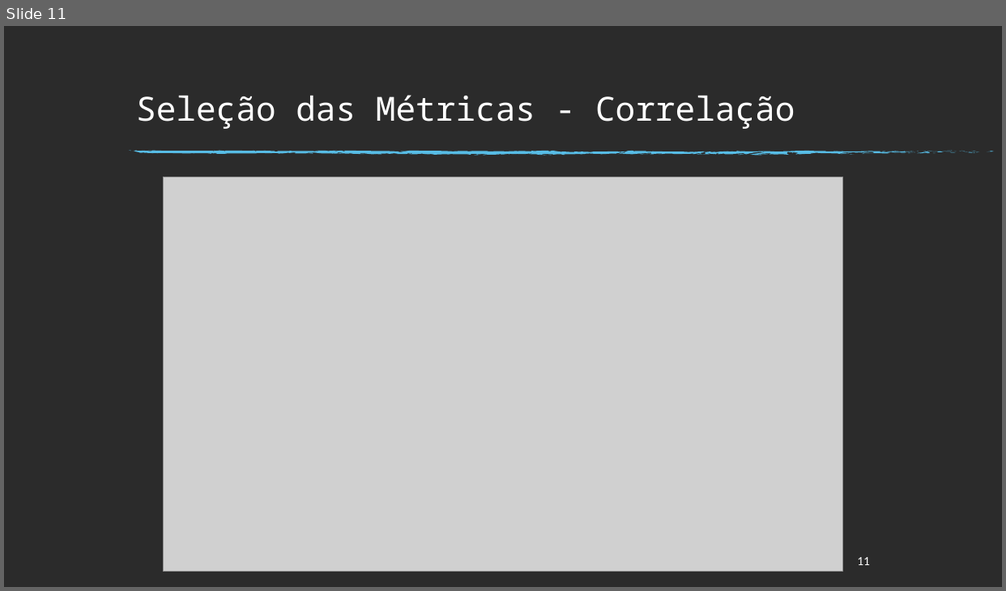
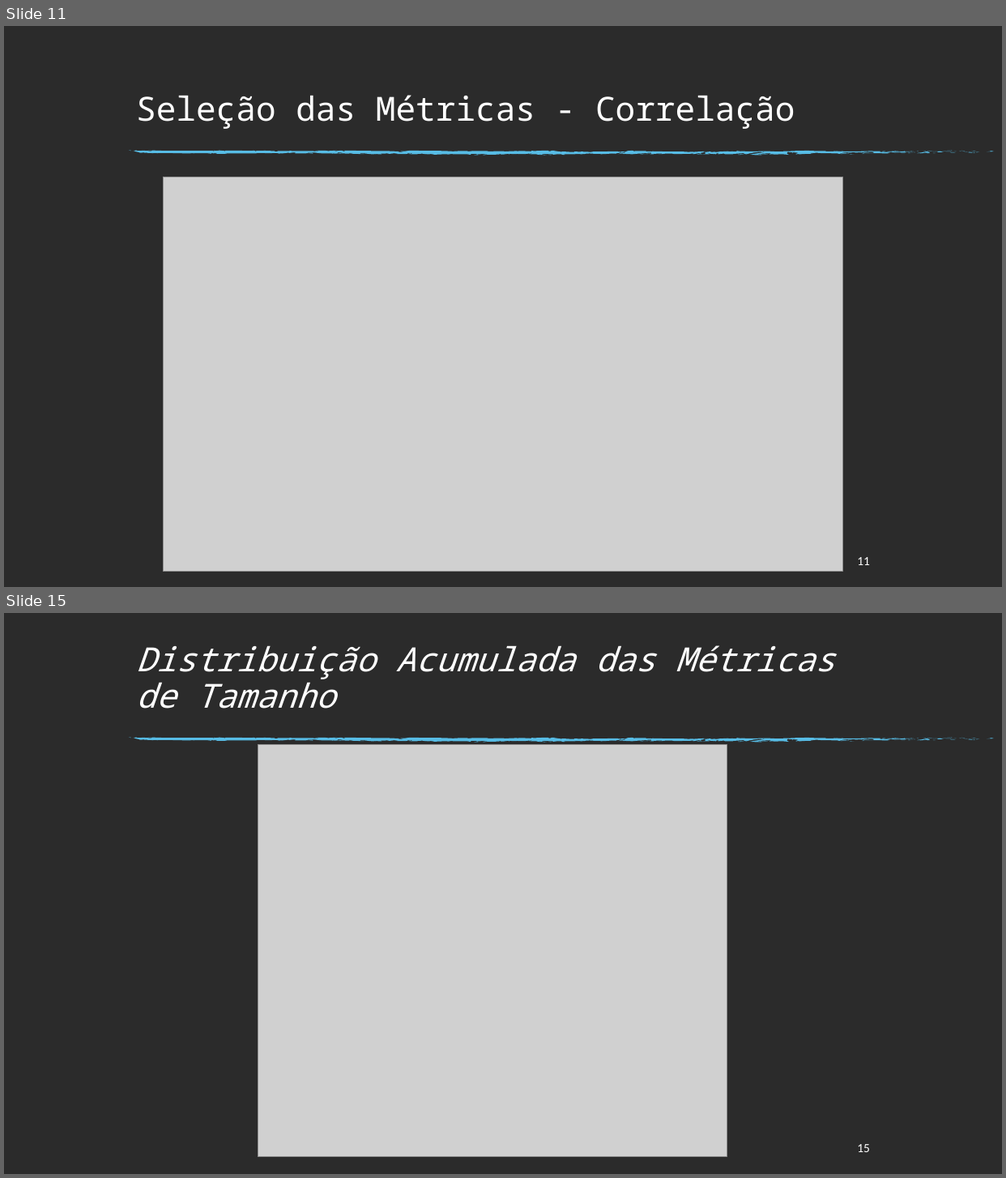
Before and after one commit to felipeaugustosm/TCC2, a slide deck: Apresentacao_TCC2.pptx. Shown one above the other, each under a label of ours: slide 11 before the commit, slides 11 and 15 after it; the slides between them are not shown. The pictures are 1006x591 and 1006x1178 pixels, drawn with LibreOffice and Linux fonts; fonts in the diff are those of the drawing; grey boxes stand for pictures; background and template pictures are left out; a plain dark background stands for a picture behind light text. Boxes give left, top, right and bottom in pixels: in the first picture for what was removed or moved away, otherwise in the second. Text is boxed around its words. In the diff, an @@ line names an element or a change of style, - is before the commit and + after.

```diff
--- a/Apresentacao_TCC2.pptx
+++ b/Apresentacao_TCC2.pptx
@@ slide 15 added at bbox=[4, 613, 1002, 1174], background picture (left out); not listed: 74 template elements that a slide beside it also shows @@
@@ title added at bbox=[136, 645, 835, 709], 32 pt, text #FFFFFF, italic @@
+Distribuição Acumulada das Métricas de Tamanho
@@ picture added at bbox=[258, 744, 727, 1157] @@
@@ page number added at bbox=[857, 1144, 870, 1152], 12 pt, text #FFFFFF @@
+15
```
Also in this commit, not shown: 1 slide changed, 5 other slides added, 4 other files.
